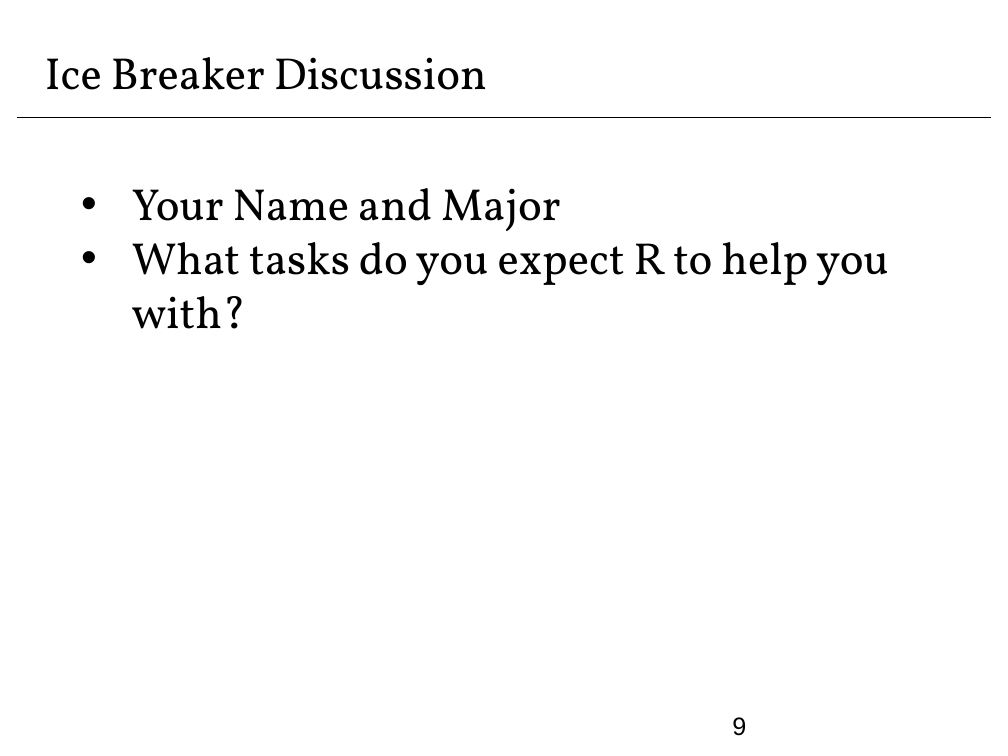
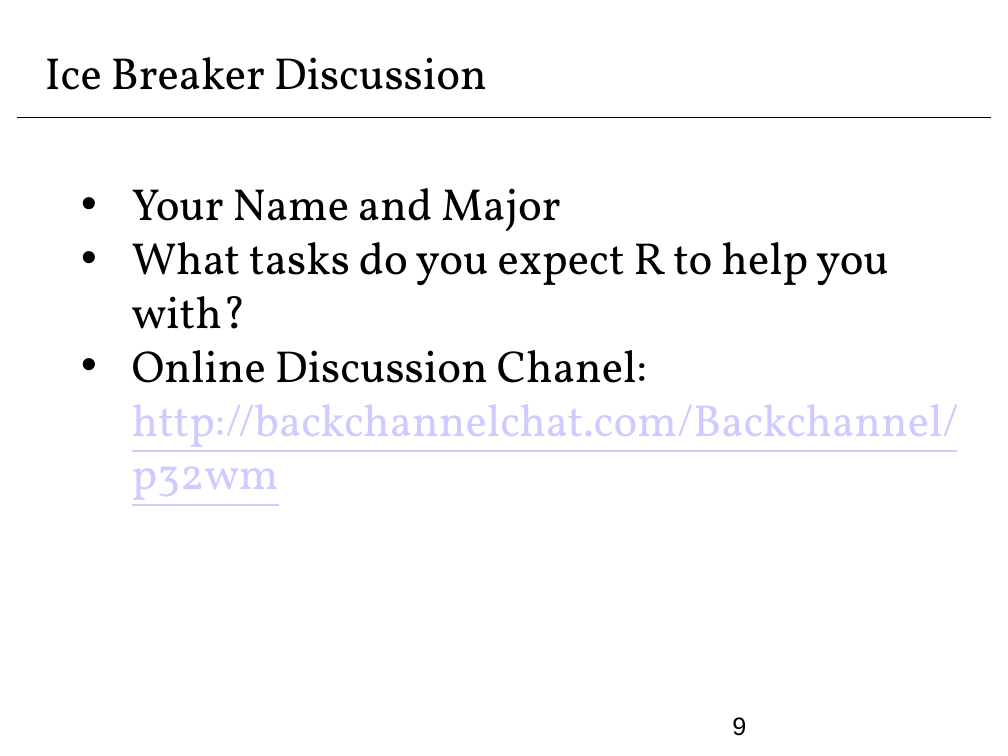
Before and after one commit to Lili-Updating/KSU_Data_Science_BootCamp_R, a slide deck: slide 9 of BootCamp_R_Slides_2019.pptx. Drawn at 1008x756 pixels with LibreOffice and Linux fonts; fonts in the diff are those of the drawing; background and template pictures are left out. Boxes give left, top, right and bottom in pixels: in the first picture for what was removed or moved away, otherwise in the second. Text is boxed around its words. In the diff, an @@ line names an element or a change of style, - is before the commit and + after.

```diff
--- a/BootCamp_R_Slides_2019.pptx
+++ b/BootCamp_R_Slides_2019.pptx
@@ text at (132, 350, 959, 506): paragraph added @@
+• Online Discussion Chanel: http://backchannelchat.com/Backchannel/p32wm
```
